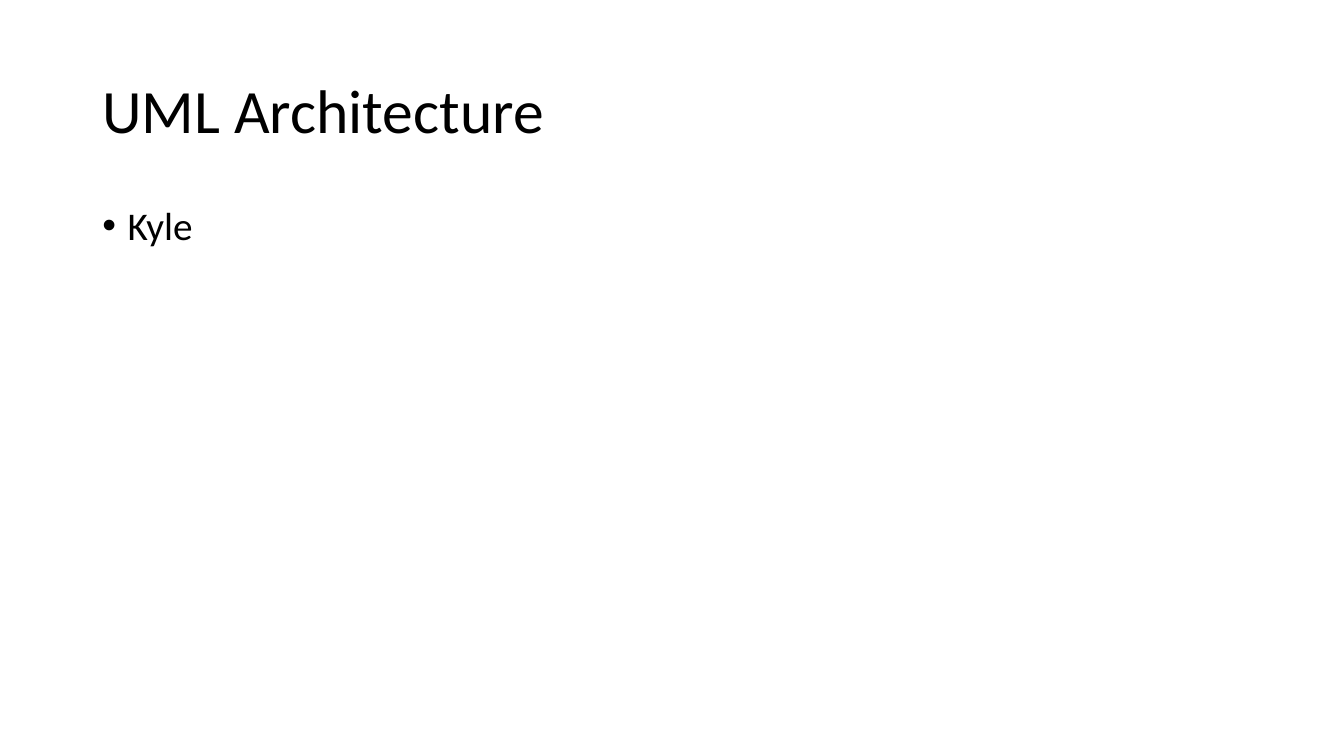
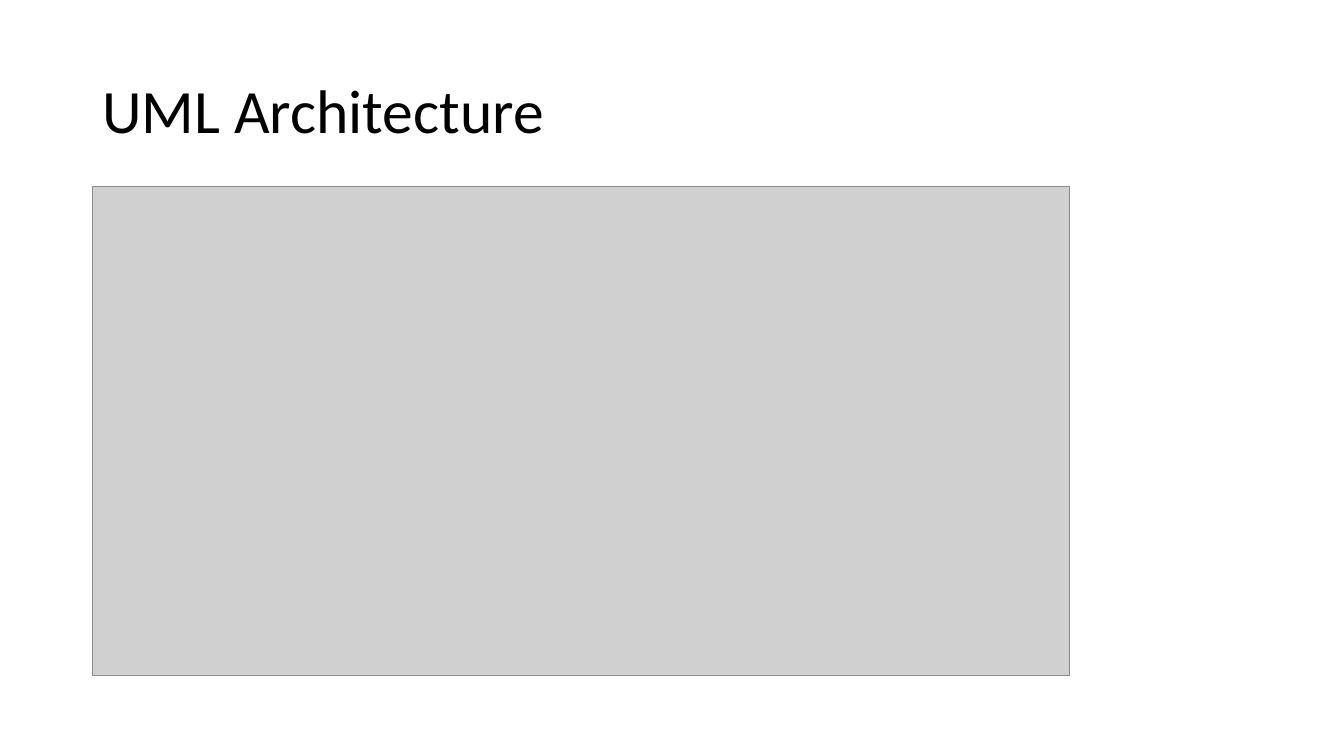
Before and after one commit to RedWingedJerbear/KeyManagementProject, a slide deck: slide 8 of Key Masters.pptx. Drawn at 1344x756 pixels with LibreOffice and Linux fonts; fonts in the diff are those of the drawing; grey boxes stand for pictures. Boxes give left, top, right and bottom in pixels: in the first picture for what was removed or moved away, otherwise in the second. Text is boxed around its words. In the diff, an @@ line names an element or a change of style, - is before the commit and + after.

```diff
--- a/Key Masters.pptx
+++ b/Key Masters.pptx
@@ picture added at (93, 187, 1071, 676) @@
@@ text removed at (128, 212, 193, 247) @@
-• Kyle
```
Also in this commit, not shown: 1 other slide changed, 2 other files.
